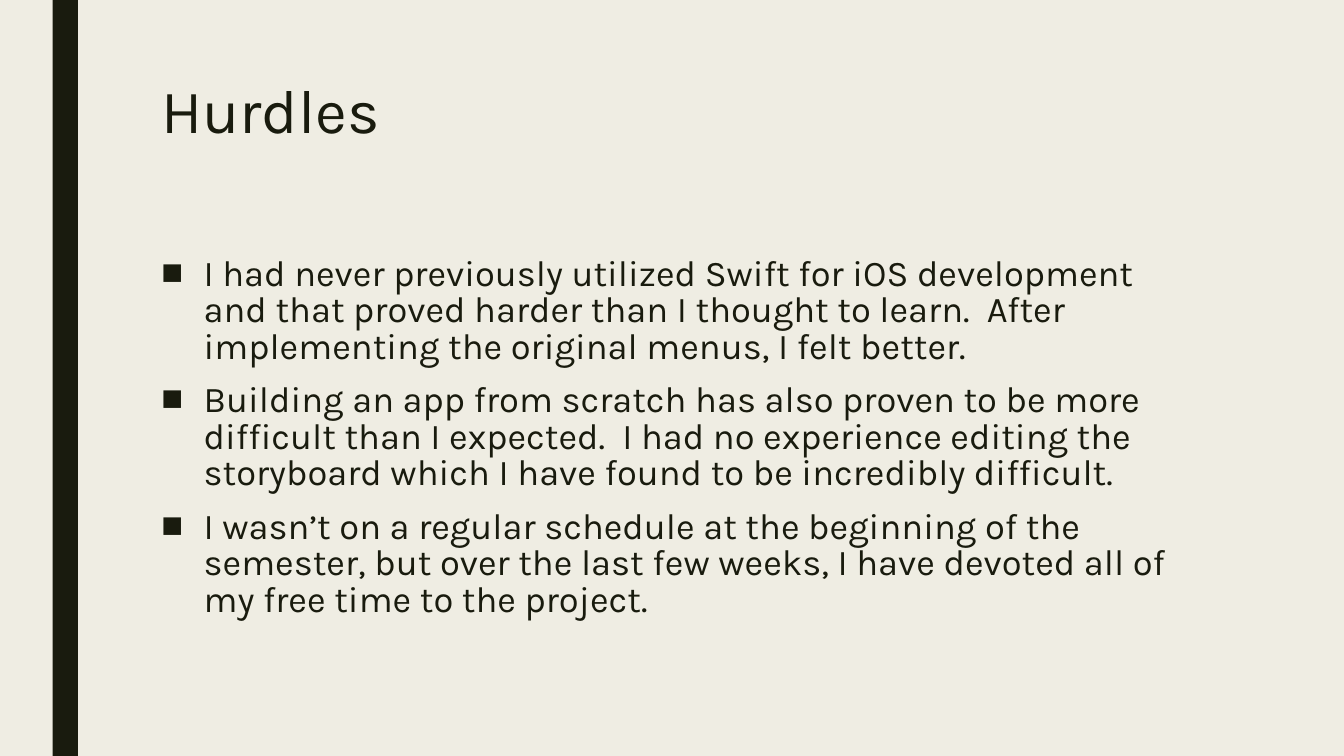
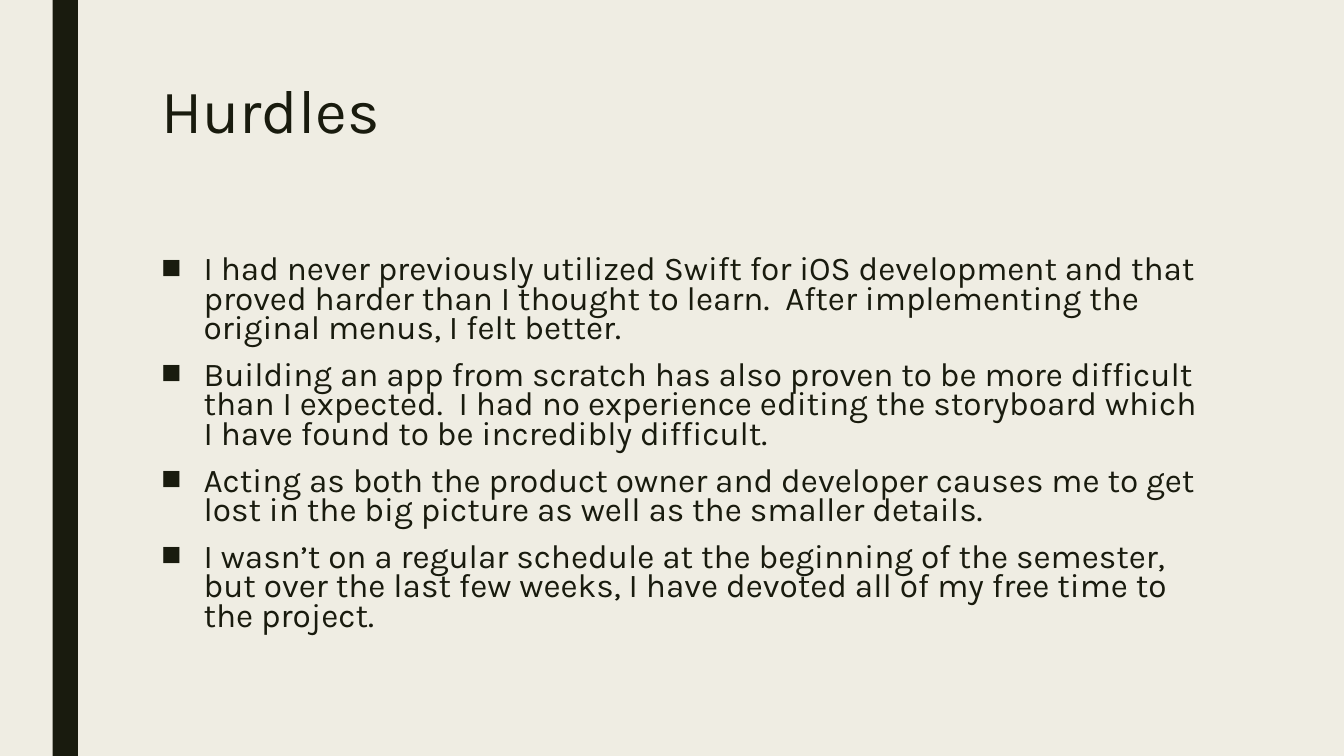
Before and after one commit to Martin4Kansas/iCruit, a slide deck: slide 7 of Addtional Files/iCruit.pptx. Drawn at 1344x756 pixels with LibreOffice and Linux fonts; fonts in the diff are those of the drawing. Boxes give left, top, right and bottom in pixels: in the first picture for what was removed or moved away, otherwise in the second. Text is boxed around its words. In the diff, an @@ line names an element or a change of style, - is before the commit and + after.

Commit message:
Updated powerpoint

```diff
--- a/Addtional Files/iCruit.pptx
+++ b/Addtional Files/iCruit.pptx
@@ text at (204, 257, 1196, 635): size 25.9 to 23.8 pt in "I had never previously utilized Swift for ...", "Building an app from scratch has also ...", "I wasn’t on a regular schedule at ..."; line spacing 0.84 to 0.74 @@
@@ text at (204, 469, 1194, 529): paragraph added @@
+■ Acting as both the product owner and developer causes me to get lost in the big picture as well as the smaller details.
```
Also in this commit, not shown: 3 other slides changed, 1 slide added.
